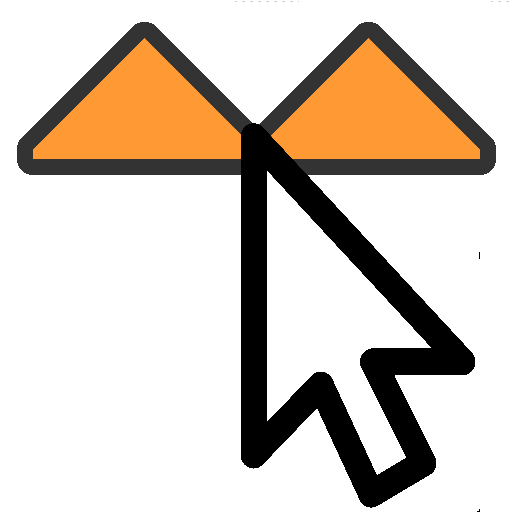
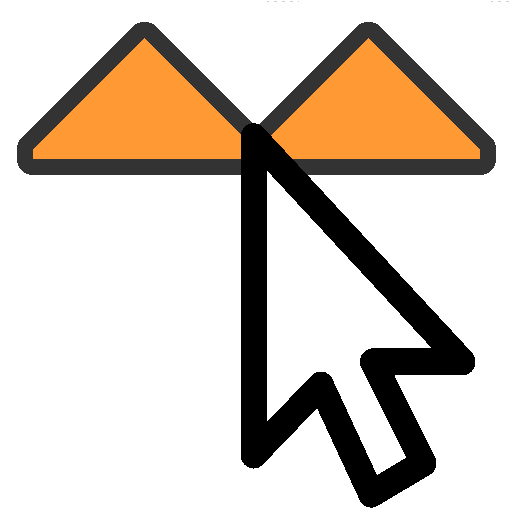
Layers edited between the first and the second w=512, h=512 image:
renamed "selectroot.png-Kopie" to "selectroot.png-Kopie #1", painted on it over [235, 1, 480, 512]
